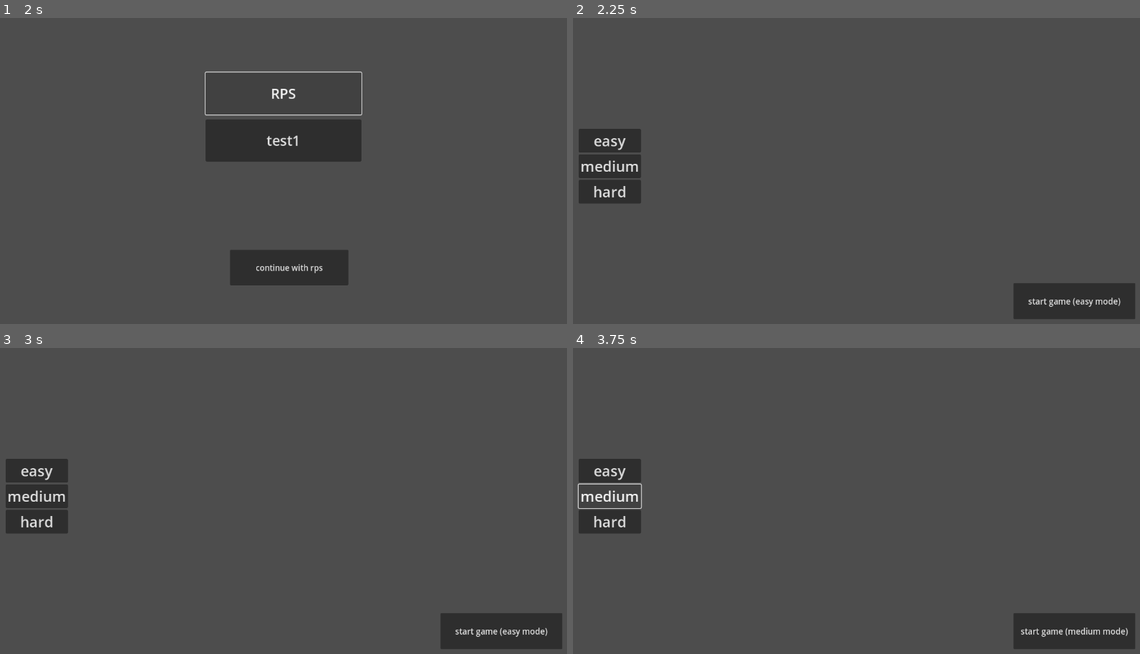
Above: before the commit, frames 1-4 (two rows, left to right).
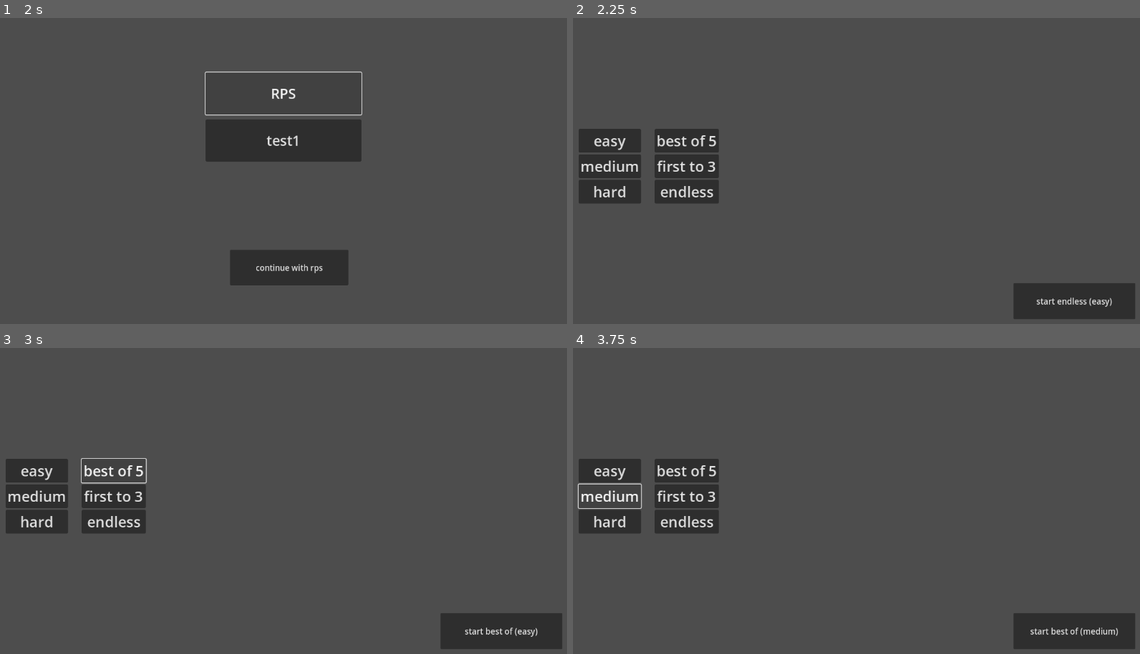
Above: after the commit, the same moments.

Repository: corporal1chicken/godot-project
Game: Godot game, scene res://world.tscn
The game is run twice, just before and just after one commit, with the same random seed, the same clock (stepped at 60 frames per second) and the same inputs.
Inputs (mouse positions are in pixels of both pictures, inside the frame that each line leads up to):
- Up to frame 1 (2 s): click "play game" at 0.5 s; click "RPS" at 1.25 s
- Up to frame 2 (2.25 s): click "continue with rps" at 2 s
- Up to frame 3 (3 s): click (113, 470) at 2.75 s, where only the run after the commit has a clickable "best of 5"
- Up to frame 4 (3.75 s): click "medium" at 3.5 s

Frame 1 is identical in both runs. In frame 2, 2.7% of the frame differs, in the area x 14-97%, y 36-95%; in frame 3, 2.1%; in frame 4, 2.7%, in the area x 14-98%, y 36-95%.

Commit message:
Cleaned up game logic for Rock Paper Scissors

Diff:
--- a/games/rps/rps.gd
+++ b/games/rps/rps.gd
@@ -7,4 +7,4 @@
 	options.visible = false
 	main.visible = true
 
-	main.start_round(options.chosen_difficulty)
+	main.start_game(options.difficulty_info.get(options.chosen_difficulty), options.chosen_gamemode)
--- a/games/rps/screens/main/main.gd
+++ b/games/rps/screens/main/main.gd
@@ -1,4 +1,13 @@
 extends Control
+
+# Future Ideas:
+# - AI changes based on difficulty
+# - Custom First To and Best Of parameters
+
+# Needed:
+# - Reset game function
+# - When the game ends, going back to the selection screen
+# - Likely a determine game winner function
 
 @onready var time_left: RichTextLabel = $time_left
 @onready var timer: Timer = $Timer
@@ -11,10 +20,13 @@
 
 var player_move: String = ""
 var difficulty_info: Dictionary
+var current_gamemode: String
 
 var player_score: int = 0
 var computer_score: int = 0
 var draws: int = 0
+
+var games_played: int = 0
 
 func _ready() -> void:
 	for child in $moves.get_children():
@@ -33,8 +45,7 @@
 func _on_move_pressed(move: String):
 	player_move = move
 
-func start_round(new_difficulty_info: Dictionary):
-	difficulty_info = new_difficulty_info
+func _set_new_round():
 	$round_text.visible = false
 
 	_toggle_button_state(false)
@@ -42,19 +53,26 @@
 	player_move = ""
 	$ai_move.text = "pick a move"
 
-	timer.start(difficulty_info.timer_length)
-	await timer.timeout
-
+func _end_current_round():
+	_get_winner()
 	_toggle_button_state(true)
 	$continue.visible = true
 	$round_text.visible = true
 
+	games_played += 1
+
+	$score_count.text = "player: " + str(player_score) + " | computer: " + str(computer_score)
+
+func _get_computer_move() -> String:
+	return RULES.keys().pick_random()
+
+func _get_winner():
 	if player_move == "":
 		$round_text.text = "you didn't pick a move."
 		computer_score += 1
 	else:
-		var computer_move = RULES.keys().pick_random()
-		$ai_move.text = "AI move: " + computer_move
+		var computer_move = _get_computer_move()
+		$ai_move.text = "AI move: " + computer_move + " | your move: " + player_move
 
 		if player_move == computer_move:
 			$round_text.text = "it's a draw"
@@ -66,7 +84,32 @@
 			$round_text.text = "you lose! " + computer_move + " beats " + player_move
 			computer_score += 1
 
-	$score_count.text = "player: " + str(player_score) + " | computer: " + str(computer_score)
+func start_game(new_difficulty_info: Dictionary, gamemode: String):
+	difficulty_info = new_difficulty_info
+	current_gamemode = gamemode
+
+	_set_new_round()
+
+	timer.start(difficulty_info.timer_length)
+	await timer.timeout
+
+	_end_current_round()
+
+	if gamemode == "best_of":
+		if games_played == 5:
+			_end_game()
+			return
+	elif gamemode == "first_to":
+		if player_score == 3 or computer_score == 3:
+			_end_game()
+			return
+
+func _end_game():
+	_toggle_button_state(true)
+	$time_left.text = "game ended"
+	$ai_move.visible = false
+	$round_text.visible = true
 
 func _on_continue_pressed():
-	start_round(difficulty_info)
+	start_game(difficulty_info, current_gamemode)
+	pass
--- a/games/rps/screens/options/options.gd
+++ b/games/rps/screens/options/options.gd
@@ -1,4 +1,7 @@
 extends Control
+
+#Could likely do one function with match, both loop through children and
+#call the same function to avoid repeat code
 
 @export var difficulty_info: Dictionary = {
 	"easy" = {
@@ -12,12 +15,20 @@
 	}
 }
 
-var chosen_difficulty: Dictionary = difficulty_info.get("easy")
+var chosen_difficulty: String = "easy"
+var chosen_gamemode: String = "endless"
 
 func _ready() -> void:
 	for child in $difficulties.get_children():
 		child.pressed.connect(_on_difficulty_pressed.bind(child.name))
 
+	for child in $gamemodes.get_children():
+		child.pressed.connect(_on_gamemode_pressed.bind(child.name))
+
 func _on_difficulty_pressed(difficulty: String):
-	chosen_difficulty = difficulty_info.get(difficulty)
-	$start.text = "start game (" + difficulty + " mode)"
+	chosen_difficulty = difficulty
+	$start.text = "start " + chosen_gamemode.replace("_", " ") + " (" + chosen_difficulty + ")"
+
+func _on_gamemode_pressed(gamemode: String):
+	chosen_gamemode = gamemode
+	$start.text = "start " + chosen_gamemode.replace("_", " ") + " (" + chosen_difficulty + ")"
--- a/games/rps/screens/options/options.tscn
+++ b/games/rps/screens/options/options.tscn
@@ -10,6 +10,36 @@
 grow_horizontal = 2
 grow_vertical = 2
 script = ExtResource("1_h5ud6")
+
+[node name="gamemodes" type="VBoxContainer" parent="."]
+layout_mode = 1
+anchors_preset = 4
+anchor_top = 0.5
+anchor_bottom = 0.5
+offset_left = 188.0
+offset_top = -82.99997
+offset_right = 329.0
+offset_bottom = 84.00003
+grow_vertical = 2
+scale = Vector2(1.0167471, 1)
+
+[node name="best_of" type="Button" parent="gamemodes"]
+layout_mode = 2
+theme_override_font_sizes/font_size = 32
+text = "best of 5
+"
+
+[node name="first_to" type="Button" parent="gamemodes"]
+layout_mode = 2
+theme_override_font_sizes/font_size = 32
+text = "first to 3
+"
+
+[node name="endless" type="Button" parent="gamemodes"]
+layout_mode = 2
+theme_override_font_sizes/font_size = 32
+text = "endless
+"
 
 [node name="difficulties" type="VBoxContainer" parent="."]
 layout_mode = 1
@@ -56,4 +86,4 @@
 grow_vertical = 2
 scale = Vector2(0.76, 0.8399988)
 theme_override_font_sizes/font_size = 24
-text = "start game (easy mode)"
+text = "start endless (easy)"
Not shown, changed: README.md
